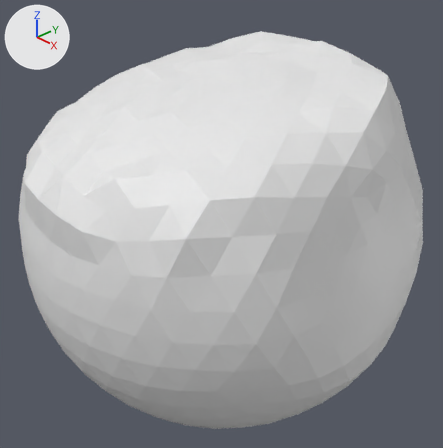
One commit to the Blender file Blender_Models/ground2.blend: the scene before it, then after it.
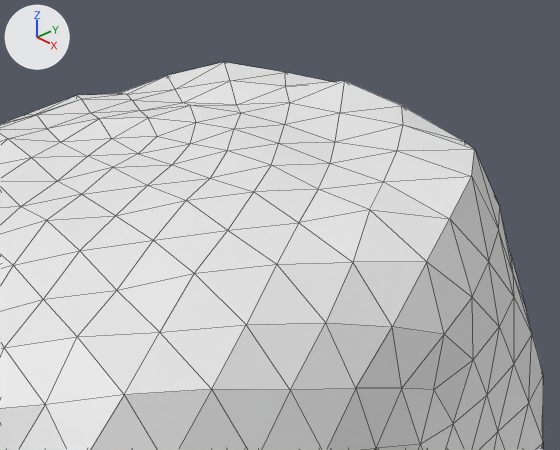
Old and new are each drawn whole from a 50 mm camera at (2.09, -1.96, 1.42) aimed at (0.01, -0.02, 0.02) and again close up on the part from 33% to 97% of the width and 0% to 51% of the height. Lighting does not change. The marker at upper left points along +X, +Y and +Z. The close-ups show mesh edges as thin lines.
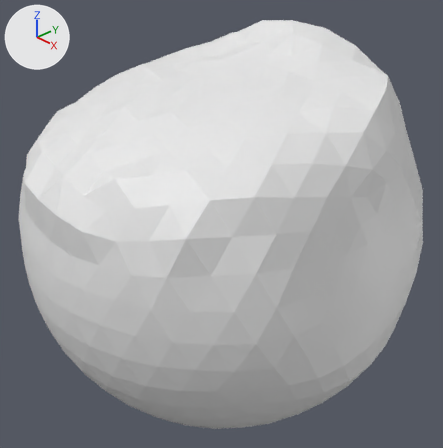
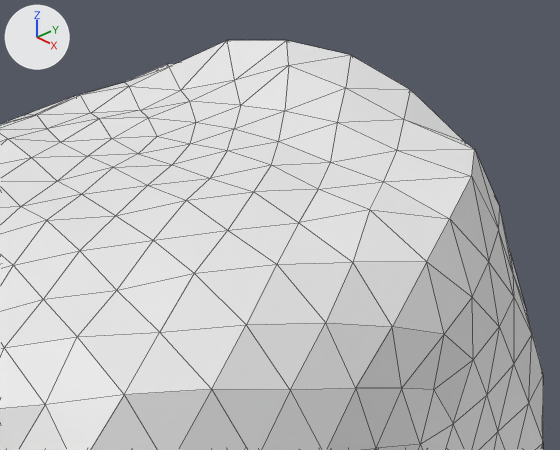
Diff of the bpy script that builds the scene:
```diff
--- a/Blender_Models/ground2.blend.py
+++ b/Blender_Models/ground2.blend.py
@@ me_icosphere @@
 me_icosphere.from_pydata(...)  # 642 vertices, 1280 faces; spans x -0.93..0.92, y -1.0..0.87, z -1.0..0.9
 # used by ob_icosphere; location = (0.0, 0.0, 0.0)
 # before: 230 (0.42, 0.4, 0.84) at pixel (403, 124), 243 (-0.06, 0.19, 0.85) at pixel (190, 105), 251 (-0.27, 0.53, 0.89) at pixel (224, 61), 267 (-0.43, 0.15, 0.81) at pixel (81, 99)
-me_icosphere.vertices[210].co = (-0.3, 0.22, 0.82)  # pixel (132, 100)
-me_icosphere.vertices[211].co = (-0.42, 0.3, 0.81)  # pixel (126, 94)
-me_icosphere.vertices[216].co = (0.07, 0.23, 0.84)  # pixel (240, 112)
-me_icosphere.vertices[217].co = (0.12, 0.36, 0.85)  # pixel (289, 102)
-me_icosphere.vertices[218].co = (0.16, 0.5, 0.9)  # pixel (344, 80)
-me_icosphere.vertices[224].co = (0.2, 0.24, 0.83)  # pixel (284, 124)
-me_icosphere.vertices[226].co = (0.35, 0.25, 0.81)  # pixel (335, 141)
-me_icosphere.vertices[227].co = (0.26, 0.37, 0.85)  # pixel (339, 112)
-me_icosphere.vertices[231].co = (0.32, 0.53, 0.85)  # pixel (401, 105)
-me_icosphere.vertices[244].co = (-0.02, 0.32, 0.83)  # pixel (236, 104)
-me_icosphere.vertices[245].co = (-0.17, 0.27, 0.83)  # pixel (182, 102)
-me_icosphere.vertices[246].co = (0.02, 0.46, 0.87)  # pixel (285, 86)
-me_icosphere.vertices[247].co = (-0.13, 0.41, 0.87)  # pixel (230, 80)
-me_icosphere.vertices[248].co = (-0.28, 0.36, 0.83)  # pixel (175, 89)
-me_icosphere.vertices[250].co = (-0.1, 0.59, 0.87)  # pixel (285, 72)
-me_icosphere.vertices[252].co = (-0.42, 0.46, 0.84)  # pixel (167, 75)
+# me_icosphere part 1
+for i in [230, 243, 251, 267]: me_icosphere.vertices[i].co += Vector((0.0, 0.0, 0.01))
+me_icosphere.vertices[210].co = (-0.31, 0.21, 0.86)  # pixel (129, 86)
+me_icosphere.vertices[211].co = (-0.42, 0.3, 0.84)  # pixel (124, 82)
+me_icosphere.vertices[216].co = (0.07, 0.23, 0.86)  # pixel (240, 105)
+me_icosphere.vertices[217].co = (0.12, 0.34, 0.95)  # pixel (288, 65)
+me_icosphere.vertices[218].co = (0.17, 0.51, 0.96)  # pixel (350, 54)
+me_icosphere.vertices[224].co = (0.21, 0.23, 0.86)  # pixel (284, 110)
+me_icosphere.vertices[226].co = (0.36, 0.24, 0.86)  # pixel (337, 122)
+me_icosphere.vertices[227].co = (0.28, 0.37, 0.91)  # pixel (345, 87)
+me_icosphere.vertices[231].co = (0.33, 0.54, 0.89)  # pixel (410, 89)
+me_icosphere.vertices[244].co = (-0.02, 0.31, 0.9)  # pixel (234, 80)
+me_icosphere.vertices[245].co = (-0.17, 0.26, 0.86)  # pixel (180, 90)
+me_icosphere.vertices[246].co = (0.02, 0.45, 0.98)  # pixel (286, 40)
+me_icosphere.vertices[247].co = (-0.14, 0.4, 0.97)  # pixel (227, 40)
+me_icosphere.vertices[248].co = (-0.3, 0.35, 0.89)  # pixel (169, 66)
+me_icosphere.vertices[250].co = (-0.1, 0.59, 0.89)
+me_icosphere.vertices[252].co = (-0.43, 0.46, 0.87)  # pixel (167, 64)
```

What differs and where, as boxes [x1, y1, x2, y2] in the close-ups (560 x 450 px; the box of a moved part takes in the faces that stretch with it):
'Icosphere', reshaped
    before: [0, 62, 543, 450]
    after: [0, 40, 543, 450]
part 1 of me_icosphere, moved or reshaped
    before: [34, 62, 474, 163]
    after: [34, 40, 474, 162]
